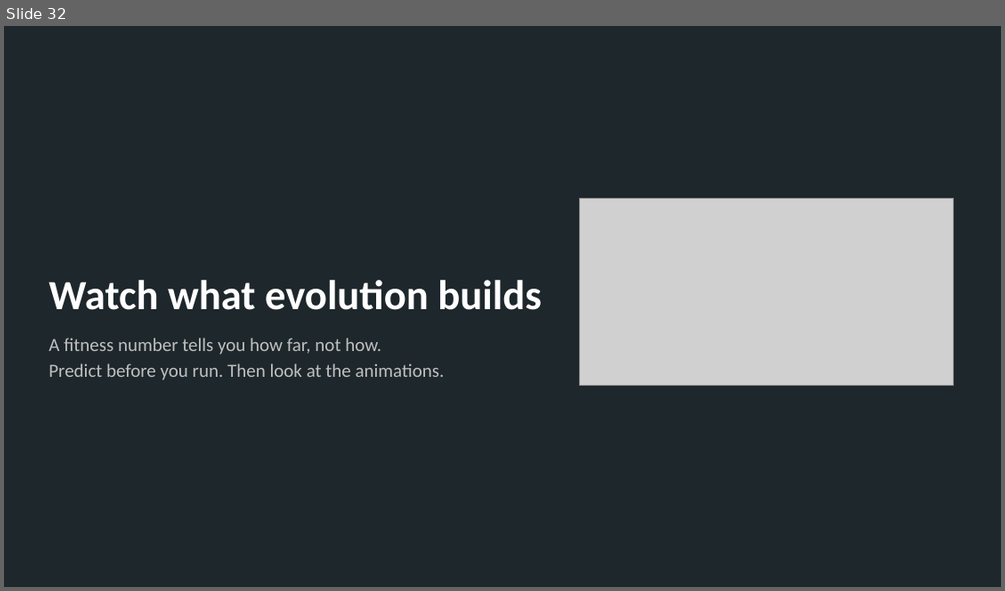
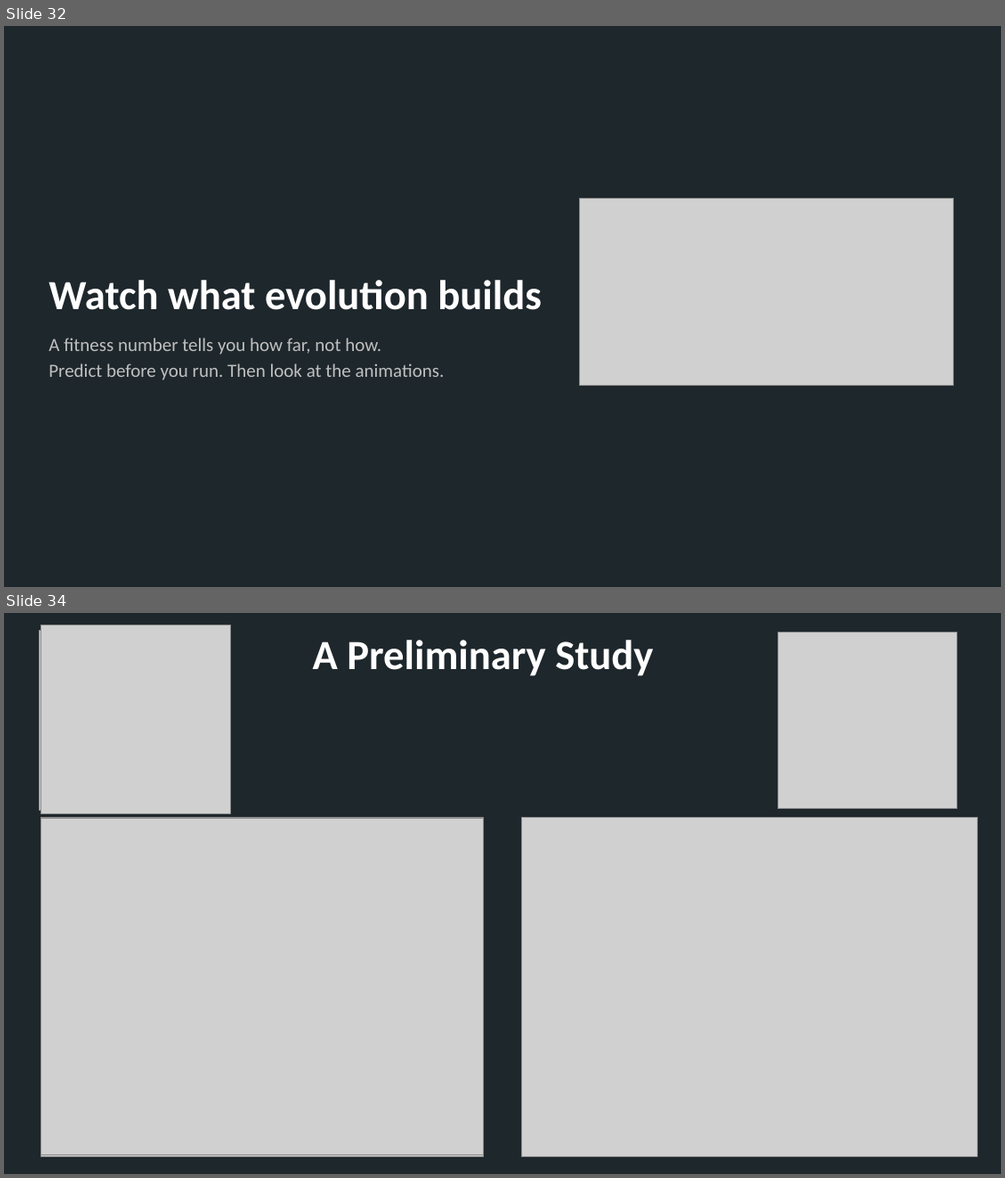
Before and after one commit to edizquierdo/ECE497_Fall2026, a slide deck: 5_EN_SoftRobot/Project5_SoftRobots.pptx. Shown one above the other, each under a label of ours: slide 32 before the commit, slides 32 and 34 after it; the slides between them are not shown. The pictures are 1005x591 and 1005x1178 pixels, drawn with LibreOffice and Linux fonts; fonts in the diff are those of the drawing; grey boxes stand for pictures. Boxes give left, top, right and bottom in pixels: in the first picture for what was removed or moved away, otherwise in the second. Text is boxed around its words. In the diff, an @@ line names an element or a change of style, - is before the commit and + after.

```diff
--- a/5_EN_SoftRobot/Project5_SoftRobots.pptx
+++ b/5_EN_SoftRobot/Project5_SoftRobots.pptx
@@ slide 34 added at bbox=[4, 613, 1001, 1174], background #1E272C @@
@@ picture added at bbox=[39, 631, 218, 811] @@
@@ picture added at bbox=[41, 625, 231, 813] @@
@@ picture added at bbox=[778, 633, 957, 809] @@
@@ title added at bbox=[313, 640, 653, 676], 40 pt, text #FFFFFF, bold @@
+A Preliminary Study
@@ picture added at bbox=[41, 817, 484, 1157] @@
@@ picture added at bbox=[41, 818, 484, 1155] @@
@@ picture added at bbox=[522, 817, 978, 1157] @@
```
Also in this commit, not shown: 1 other slide added, 5 other files.
